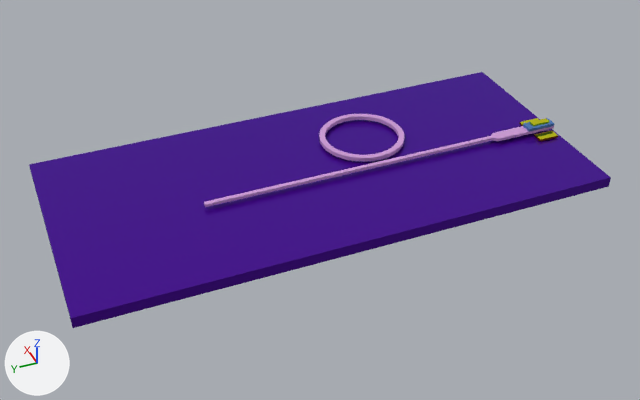
Two versions of the Blender file Anneal_Free_Application/Anneal_Free_Photon_Detector.blend, one commit apart.
Rendered twice from a 50 mm camera at (-12.41, 9.15, 9.35) aimed at (-0.45, 4.19, 0.13). Every picture has the same lights, and +X, +Y and +Z are marked at lower left. The picture after the commit comes second.

Names of what the first picture shows: 'GE', 'Gold Pad', 'Gold Pad.001', 'Gold Pad.013', 'Plane.001', 'Plane.003', 'Si', 'Taper.001', 'ring.001'.
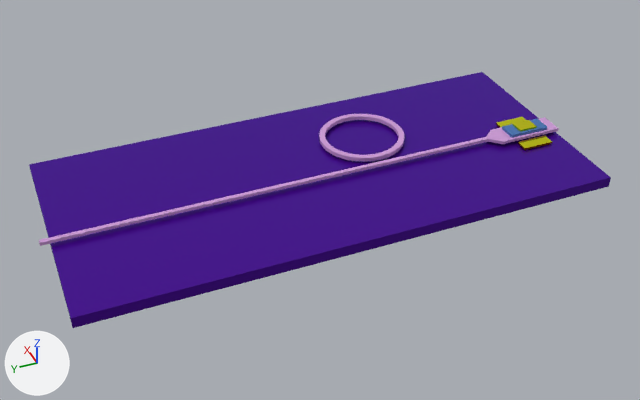
The edits, one by one:
Object 'GE' (ob_ge) moves from (-0.48, -0.58, 0.68) to (-0.48, -0.38, 0.68).
Object 'GE' (ob_ge) is rescaled from (-0.111, 0.0286, 0.0128) to (-0.171, 0.0286, 0.018).
Object 'Plane.001' (ob_plane_001) is rescaled from (-0.111, 0.0286, -0.028) to (0.229, 0.0286, -0.028).
Object 'Gold Pad.001' (ob_gold_pad_001) moves from (-0.47, -0.33, 0.7) to (-0.47, 0.01, 0.7).
Object 'Taper.001' (ob_taper_001) moves from (-0.48, 0.73, 0.66) to (-0.48, 0.81, 0.66).
Object 'Taper.001' (ob_taper_001) is rescaled from (0.0289, 0.0247, -0.0611) to (0.0589, 0.0507, -0.0611).
Object 'Plane.003' (ob_plane_003) moves from (-0.48, 0.71, 0.63) to (-0.48, 0.81, 0.63).
Object 'Plane.003' (ob_plane_003) is rescaled from (-0.0414, 0.0286, 0.129) to (-0.0414, 0.0286, 0.189).
Object 'Gold Pad' (ob_gold_pad) moves from (-0.74, -0.32, 0.56) to (-0.87, 0.02, 0.56).
Object 'Gold Pad' (ob_gold_pad) is rescaled from (0.1, 0.2, 0.11) to (0.12, 0.3, 0.11).
Object 'Gold Pad.013' (ob_gold_pad_013) moves from (-0.24, -0.32, 0.56) to (-0.1, 0.02, 0.56).
Object 'Gold Pad.013' (ob_gold_pad_013) is rescaled from (0.1, 0.2, 0.11) to (0.12, 0.3, 0.11).

What differs and where, as boxes [x1, y1, x2, y2] in the pictures (640 x 400 px):
'Plane.003', moved, rescaled (55% wider, 53% taller)
    before: [204, 136, 494, 207]
    after: [39, 137, 489, 246]
'Plane.001', rescaled
    before: [493, 126, 554, 141]
    after: [492, 117, 559, 144]
'GE', moved, rescaled (44% wider, 33% taller)
    before: [523, 118, 554, 132]
    after: [502, 119, 547, 138]
'Gold Pad', moved, rescaled (40% wider, 25% taller)
    before: [534, 130, 558, 141]
    after: [518, 136, 552, 150]
'Gold Pad.001', moved
    before: [530, 118, 549, 126]
    after: [513, 120, 537, 132]
'Gold Pad.013', moved, rescaled (48% wider, 33% taller)
    before: [519, 118, 539, 126]
    after: [496, 117, 526, 128]
'Taper.001', moved, rescaled (111% wider, 67% taller)
    before: [491, 133, 499, 141]
    after: [486, 130, 504, 144]
